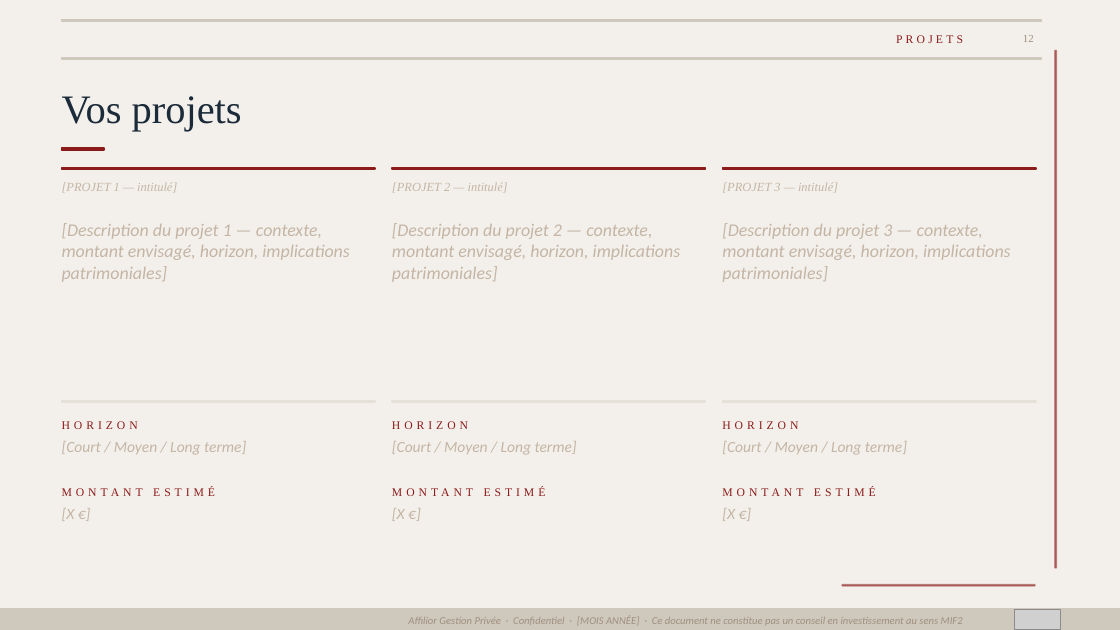
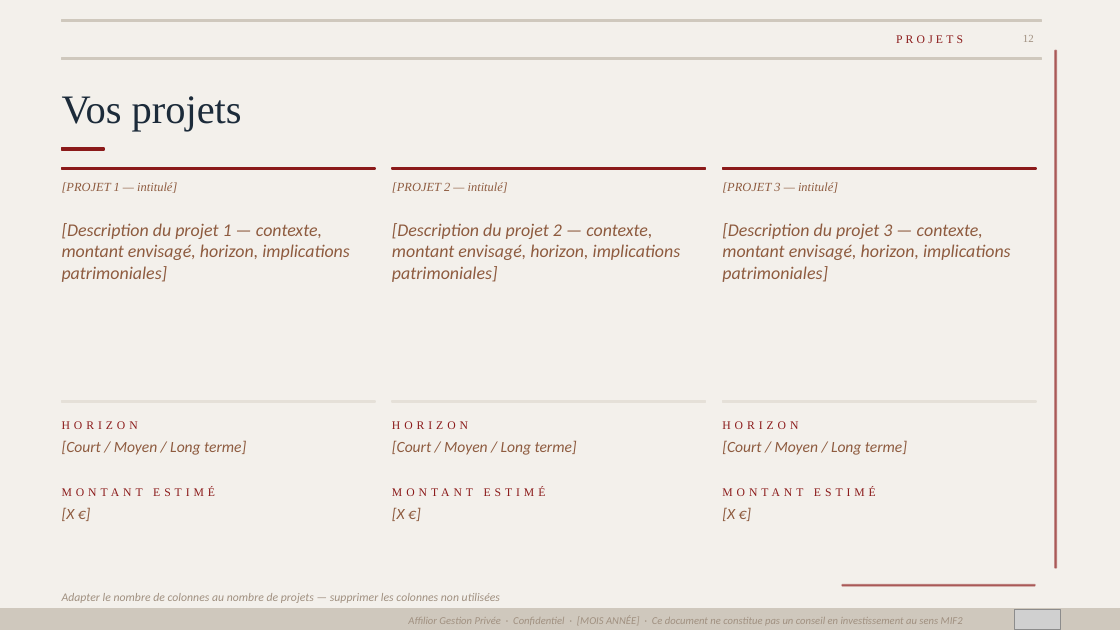
Before and after one commit to fififi1717/mkgt, a slide deck: slide 12 of Cans_Mstr.pptx. Drawn at 1120x630 pixels with LibreOffice and Linux fonts; fonts in the diff are those of the drawing; grey boxes stand for pictures. Boxes give left, top, right and bottom in pixels: in the first picture for what was removed or moved away, otherwise in the second. Text is boxed around its words. In the diff, an @@ line names an element or a change of style, - is before the commit and + after.

```diff
--- a/Cans_Mstr.pptx
+++ b/Cans_Mstr.pptx
@@ text colour #C4B5A5 to #8E5B3F in 12 elements at <box>62,182,177,193</box>, <box>62,223,350,282</box>, <box>62,440,246,455</box>, <box>62,507,75,521</box>, <box>392,182,508,193</box>, <box>392,223,681,282</box>, <box>392,440,577,455</box>, <box>392,507,405,521</box>, <box>722,182,838,193</box>, <box>722,223,1011,282</box>, <box>722,440,907,455</box>, <box>722,507,735,521</box> @@
@@ text added at <box>62,593,500,603</box>, 7.5 pt, text #A09080, italic @@
+Adapter le nombre de colonnes au nombre de projets — supprimer les colonnes non utilisées
```
Also in this commit, not shown: 13 other slides changed.
